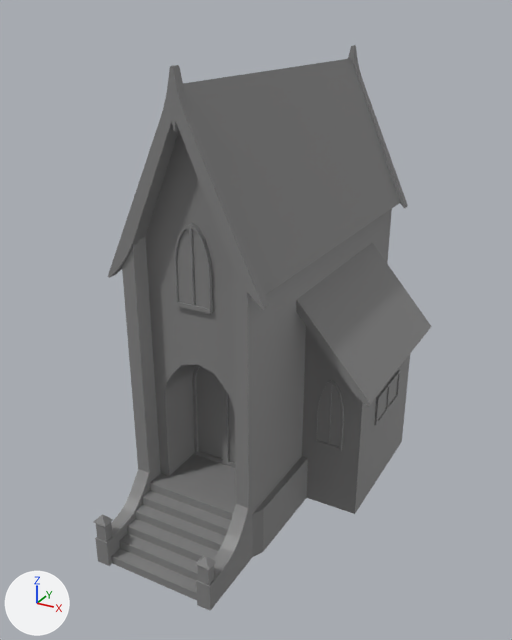
The FBX model Victorian Racer/Assets/Resource/Environment Models/TownHouse2.fbx: old version first, new version second.
One viewpoint serves both versions: a camera (50 mm lens) standing at (0.0947, -0.1456, 0.1183) and looking at (0.0171, -0.0044, 0.0477). Lighting does not change. The marker at lower left points along +X, +Y and +Z. Where no turn or scale is listed for an object, it has been applied to the vertices. Vertices at the same position are counted once.

The first picture shows 'townhouse2'.
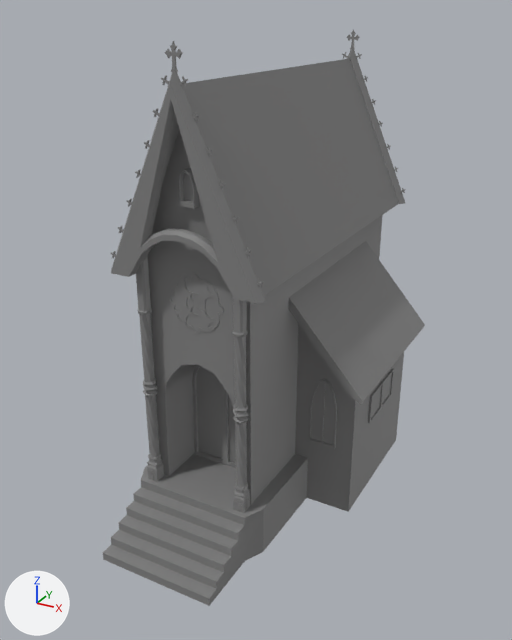
What differs and where, as boxes (x1, y1, x2, y2) in the pictures (512 x 640 px; the box of a moved part takes in the faces that stretch with it):
```json
{"object": "townhouse2", "change": "reshaped, moved", "before": [94, 45, 432, 611], "after": [103, 29, 425, 606]}
{"part": 1, "of": "me_mesh", "change": "moved or reshaped", "before": [139, 58, 400, 476], "after": [148, 58, 399, 505]}
{"part": 2, "of": "me_mesh", "change": "moved or reshaped", "before": [111, 453, 308, 600], "after": [103, 453, 308, 606]}
{"part": 3, "of": "me_mesh", "change": "moved or reshaped", "before": [374, 370, 401, 425], "after": [368, 369, 394, 423]}
{"part": 4, "of": "me_mesh", "change": "rebuilt", "before": [348, 45, 408, 208], "after": [347, 47, 405, 204]}
{"part": 5, "of": "me_mesh", "change": "rebuilt", "before": [108, 65, 269, 310], "after": [111, 68, 265, 303]}
{"part": 6, "of": "me_mesh", "change": "rebuilt", "before": [296, 243, 432, 514], "after": [289, 241, 425, 512]}
{"part": 7, "of": "me_mesh", "change": "built on", "before": [94, 209, 392, 611], "after": [111, 29, 406, 513]}
```

Scene script edits in JSON lines:
```json
{"block": "me_mesh", "where": "# used by ob_townhouse2; location = (0.0231, 0.0033, 0.0544)"}
{"op": "remove", "block": "me_mesh", "code": "me_mesh.from_pydata(...)  # 1130 vertices, 1199 faces; spans x -0.0269..0.0269, y -0.0532..0.0532, z -0.0544..0.0544"}
{"op": "add", "block": "me_mesh", "code": "me_mesh.from_pydata(...)  # 3488 vertices, 3527 faces; spans x -0.026..0.026, y -0.0527..0.0527, z -0.0565..0.0565"}
{"block": "me_mesh", "change": "me_mesh part 1: the loose piece of 74 vertices spanning x -0.0254..0.01, y -0.0352..0.0514, z -0.0491..0.0511 is moved by (0.0008, -0.0006, -0.0021)"}
{"block": "me_mesh", "change": "me_mesh part 2: the loose piece of 46 vertices spanning x -0.0249..0.0105, y -0.0521..0.0514, z -0.0544..-0.0419 is moved by (0.0008, -0.0006, -0.0021)"}
{"block": "me_mesh", "change": "me_mesh part 3: the loose piece of 44 vertices spanning x 0.0227..0.0237, y 0.0019..0.0194, z -0.0334..-0.0254 is moved by (-0.0009, -0.0006, -0.0021)"}
{"block": "me_mesh", "change": "me_mesh part 4: the loose piece of 112 vertices spanning x -0.0269..0.0116, y 0.0511..0.0532, z 0.0102..0.0544 is rebuilt with 68 vertices and now spans x -0.026..0.0123, y 0.0494..0.0527, z 0.0095..0.0523"}
{"block": "me_mesh", "change": "me_mesh part 5: the loose piece of 112 vertices spanning x -0.0269..0.0116, y -0.0367..-0.0345, z 0.0102..0.0544 is rebuilt with 68 vertices and now spans x -0.026..0.0123, y -0.0378..-0.0346, z 0.0095..0.0523"}
{"block": "me_mesh", "change": "me_mesh part 6: the loose piece of 24 vertices spanning x 0.0069..0.0269, y -0.0139..0.035, z -0.0544..0.0047 is rebuilt with 24 vertices and now spans x 0.0059..0.026, y -0.0144..0.0344, z -0.0565..0.0026"}
{"block": "me_mesh", "change": "me_mesh part 7: 205 vertices removed from x -0.0233..0.0079, y -0.0532..0.0502, z -0.0544..0.0238; 2552 vertices added at x -0.0255..0.0119, y -0.0364..0.0513, z -0.044..0.0565"}
{"op": "set", "path": "ob_townhouse2.location", "old": "(0.0231, 0.0033, 0.0544)", "new": "(0.0223, 0.0039, 0.0565)"}
```
